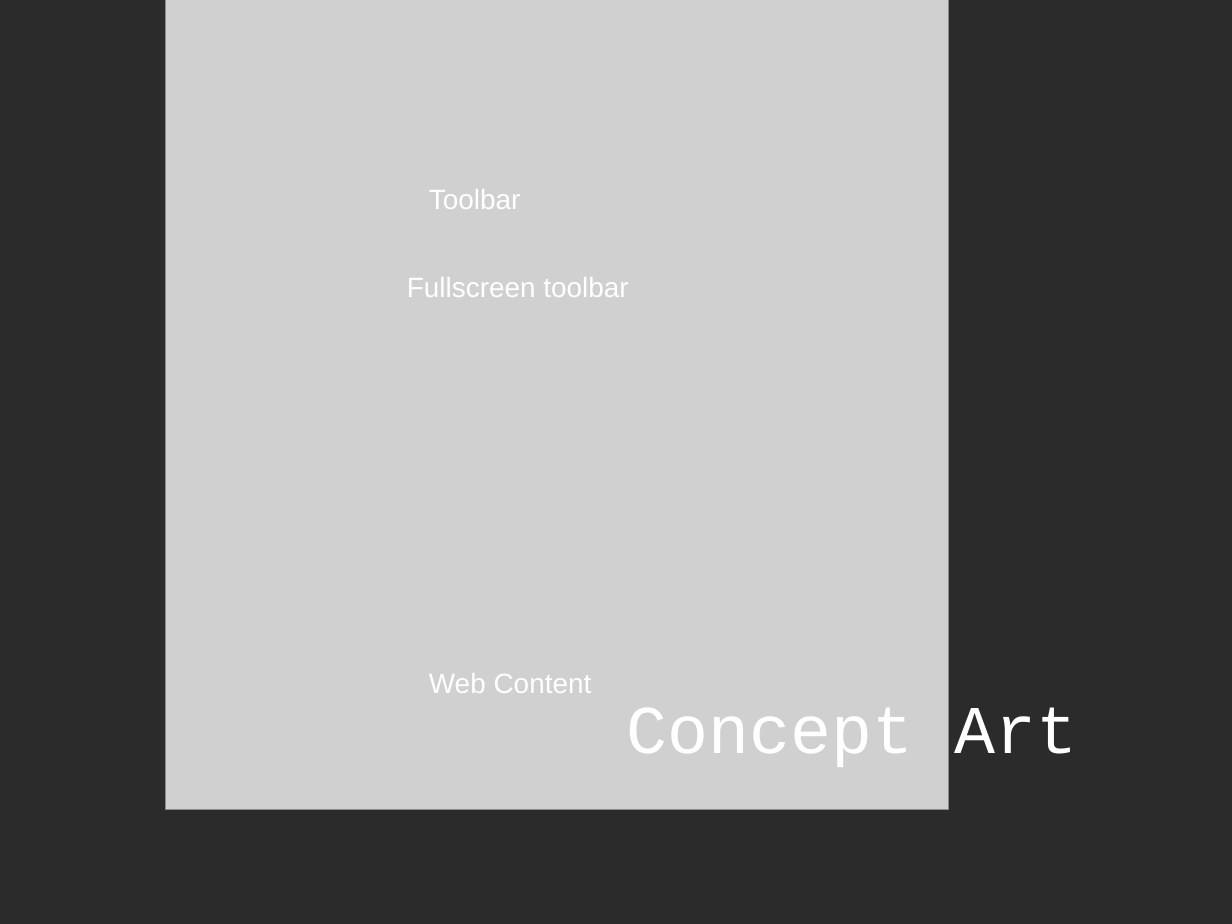
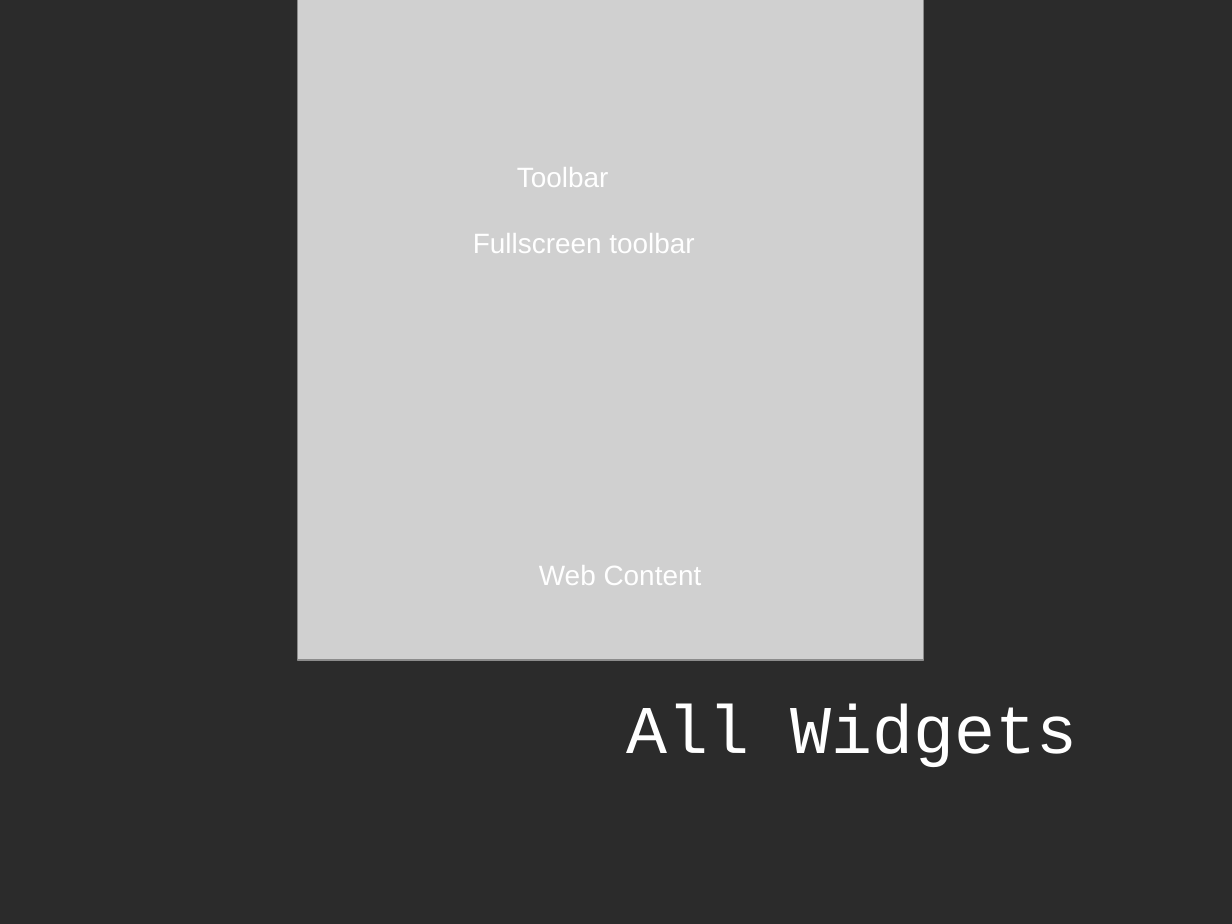
Before and after one commit to ddyngrp/bcit-courses, a slide deck: slide 7 of reports/presentation/spry_presentation.odp (slide 4 before the commit). Drawn at 1232x924 pixels with LibreOffice and Linux fonts; fonts in the diff are those of the drawing; grey boxes stand for pictures; background and template pictures are left out; a plain dark background stands for a picture behind light text. Boxes give left, top, right and bottom in pixels: in the first picture for what was removed or moved away, otherwise in the second. Text is boxed around its words. In the diff, an @@ line names an element or a change of style, - is before the commit and + after.

```diff
--- a/reports/presentation/spry_presentation.odp
+++ b/reports/presentation/spry_presentation.odp
@@ picture resized from (x1=165, y1=0, x2=948, y2=811) to (x1=298, y1=0, x2=925, y2=660) @@
@@ text "Toolbar" moved from (x1=429, y1=189, x2=521, y2=209) to (x1=517, y1=167, x2=609, y2=187) @@
@@ text "Fullscreen toolbar" moved from (x1=407, y1=277, x2=628, y2=297) to (x1=473, y1=233, x2=694, y2=253) @@
@@ text "Web Content" moved from (x1=429, y1=673, x2=592, y2=693) to (x1=539, y1=565, x2=702, y2=585) @@
@@ text at (x1=627, y1=704, x2=1078, y2=767): text changed @@
-Concept Art
+All Widgets
```
Also in this commit, not shown: 1 other slide changed, 2 slides added, 1 slide removed.
